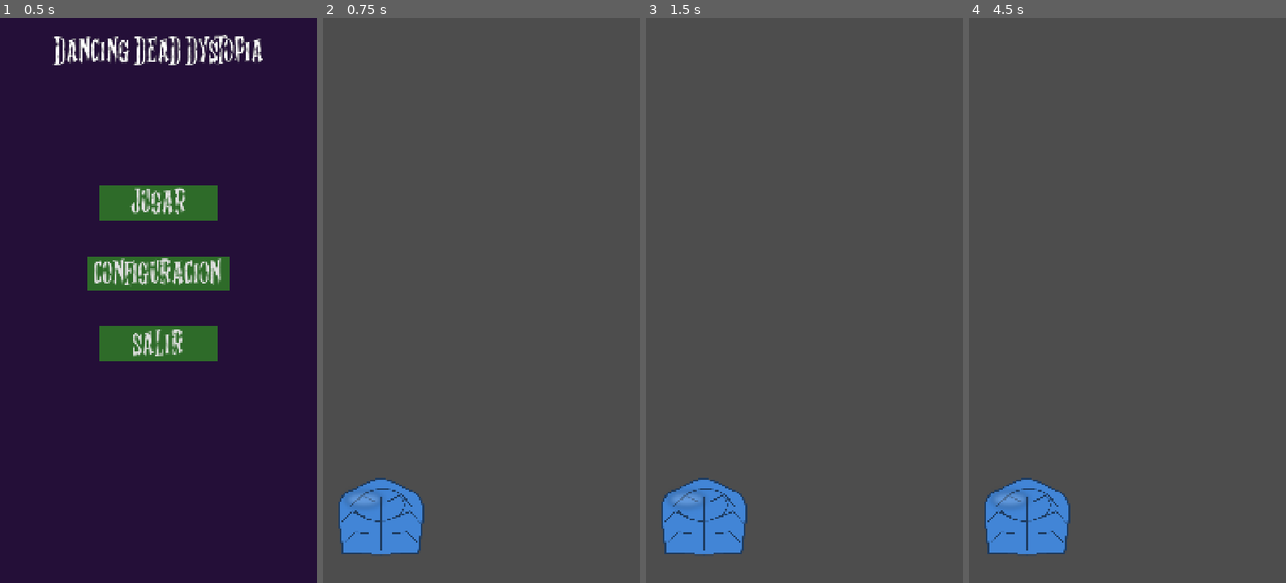
Above: before the commit, frames 1-4 (left to right).
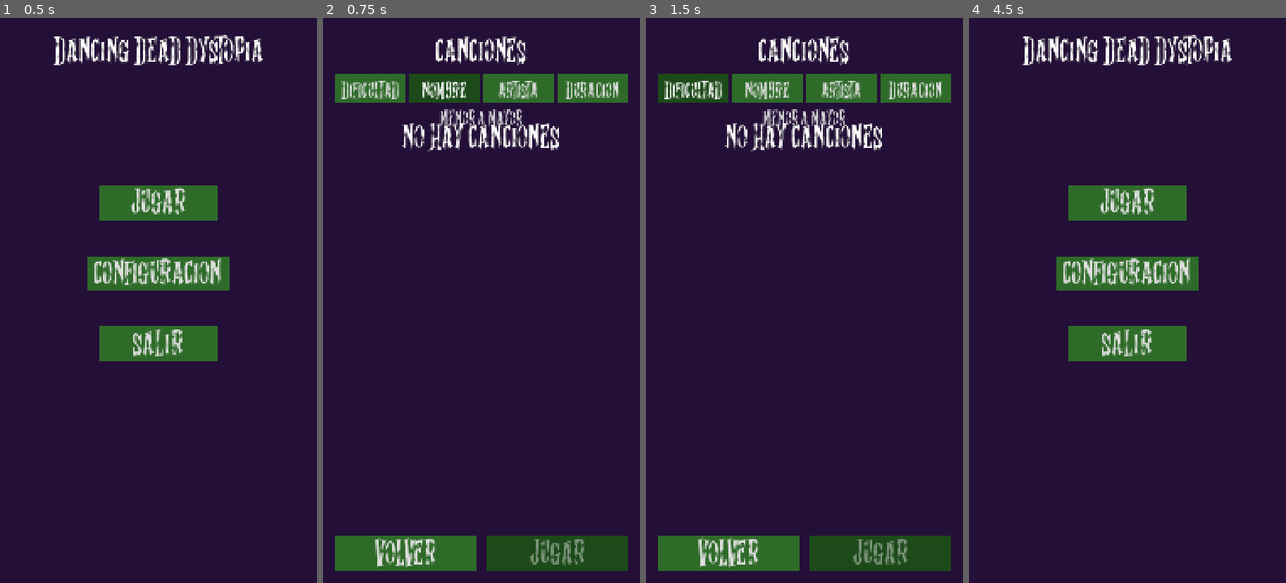
Above: after the commit, the same moments.

Repository: MarioAstorgaH/DancingDeadDystopia
Game: Godot game, scene res://screen_main_menu.tscn
The game is run twice, just before and just after one commit, with the same random seed, the same clock (stepped at 60 frames per second) and the same inputs.
Inputs (mouse positions are in pixels of both pictures, inside the frame that each line leads up to):
- Up to frame 1 (0.5 s): no input
- Up to frame 2 (0.75 s): click "JUGAR" at 0.5 s
- Up to frame 3 (1.5 s): click (693, 85) at 1.25 s, where only the run after the commit has a clickable "DIFICULTAD"
- Up to frame 4 (4.5 s): click (1089, 85) at 2 s, where only the run after the commit has a clickable "NOMBRE"; click (1165, 85) at 2.75 s, where only the run after the commit has a clickable "ARTISTA"; click (1238, 85) at 3.5 s, where only the run after the commit has a clickable "DURACION"; click (1051, 554) at 4.25 s, where only the run after the commit has a clickable "VOLVER"

Frame 1 is identical in both runs. In frame 2, 100% of the frame differs, in the area x 0-100%, y 0-100%; in frame 3, 100%; in frame 4, 100%.

Commit message:
feat: add selecto song menu

Diff:
--- a/menu_buttons.gd
+++ b/menu_buttons.gd
@@ -1,11 +1,11 @@
 extends VBoxContainer
 
-const GAMEPLAY_SCENE := "res://gameplay_scene.tscn"
+const SONG_SELECT_SCENE := "res://screen_song_select.tscn"
 const SETTINGS_SCENE := "res://screen_settings.tscn"
 
 
 func _on_play_button_pressed() -> void:
-	get_tree().change_scene_to_file(GAMEPLAY_SCENE)
+	get_tree().change_scene_to_file(SONG_SELECT_SCENE)
 
 
 func _on_config_button_pressed() -> void:
--- /dev/null
+++ b/screen_song_select.tscn
@@ -0,0 +1,200 @@
+[gd_scene format=3]
+
+[ext_resource type="FontFile" uid="uid://8cwrl5m3m2mr" path="res://Assets/Fonts/ghost_shadow/Ghost Shadow.ttf" id="1_font"]
+[ext_resource type="Script" uid="uid://dfnvkrh2asvxs" path="res://song_select.gd" id="2_select"]
+[ext_resource type="StyleBox" uid="uid://dluie0f6fckn6" path="res://Assets/configs/buttons/mainmenu_button.tres" id="3_normal"]
+[ext_resource type="StyleBox" uid="uid://bu403pbxebg4g" path="res://Assets/configs/buttons/mainmenu_button_press.tres" id="4_press"]
+[ext_resource type="StyleBox" uid="uid://bgblbw5aq1pju" path="res://Assets/configs/buttons/mainmenu_button_hover.tres" id="5_hover"]
+
+[sub_resource type="LabelSettings" id="LabelSettings_title"]
+font = ExtResource("1_font")
+font_size = 50
+outline_size = 1
+outline_color = Color(0, 0, 0, 1)
+
+[sub_resource type="LabelSettings" id="LabelSettings_small"]
+font = ExtResource("1_font")
+font_size = 30
+font_color = Color(0.85, 0.85, 0.85, 1)
+
+[node name="CanvasLayer" type="CanvasLayer"]
+
+[node name="Control" type="Control" parent="."]
+layout_mode = 3
+anchors_preset = 15
+anchor_right = 1.0
+anchor_bottom = 1.0
+grow_horizontal = 2
+grow_vertical = 2
+
+[node name="background" type="ColorRect" parent="Control"]
+layout_mode = 1
+anchors_preset = 15
+anchor_right = 1.0
+anchor_bottom = 1.0
+grow_horizontal = 2
+grow_vertical = 2
+color = Color(0.14, 0.06, 0.22, 1)
+
+[node name="select_margin" type="MarginContainer" parent="Control"]
+layout_mode = 1
+anchors_preset = 15
+anchor_right = 1.0
+anchor_bottom = 1.0
+grow_horizontal = 2
+grow_vertical = 2
+theme_override_constants/margin_left = 40
+theme_override_constants/margin_top = 40
+theme_override_constants/margin_right = 40
+theme_override_constants/margin_bottom = 40
+
+[node name="select_container" type="VBoxContainer" parent="Control/select_margin"]
+layout_mode = 2
+theme_override_constants/separation = 30
+script = ExtResource("2_select")
+
+[node name="Title" type="Label" parent="Control/select_margin/select_container"]
+custom_minimum_size = Vector2(0, 120)
+layout_mode = 2
+text = "CANCIONES"
+label_settings = SubResource("LabelSettings_title")
+horizontal_alignment = 1
+vertical_alignment = 2
+
+[node name="sort_bar" type="HBoxContainer" parent="Control/select_margin/select_container"]
+layout_mode = 2
+theme_override_constants/separation = 12
+
+[node name="sort_difficulty" type="Button" parent="Control/select_margin/select_container/sort_bar"]
+unique_name_in_owner = true
+custom_minimum_size = Vector2(0, 100)
+layout_mode = 2
+size_flags_horizontal = 3
+focus_mode = 0
+theme_override_fonts/font = ExtResource("1_font")
+theme_override_font_sizes/font_size = 32
+theme_override_styles/normal = ExtResource("3_normal")
+theme_override_styles/hover = ExtResource("5_hover")
+theme_override_styles/pressed = ExtResource("4_press")
+theme_override_styles/hover_pressed = ExtResource("4_press")
+toggle_mode = true
+text = "DIFICULTAD"
+clip_text = true
+language = "es_MX"
+
+[node name="sort_title" type="Button" parent="Control/select_margin/select_container/sort_bar"]
+unique_name_in_owner = true
+custom_minimum_size = Vector2(0, 100)
+layout_mode = 2
+size_flags_horizontal = 3
+focus_mode = 0
+theme_override_fonts/font = ExtResource("1_font")
+theme_override_font_sizes/font_size = 32
+theme_override_styles/normal = ExtResource("3_normal")
+theme_override_styles/hover = ExtResource("5_hover")
+theme_override_styles/pressed = ExtResource("4_press")
+theme_override_styles/hover_pressed = ExtResource("4_press")
+toggle_mode = true
+text = "NOMBRE"
+clip_text = true
+language = "es_MX"
+
+[node name="sort_artist" type="Button" parent="Control/select_margin/select_container/sort_bar"]
+unique_name_in_owner = true
+custom_minimum_size = Vector2(0, 100)
+layout_mode = 2
+size_flags_horizontal = 3
+focus_mode = 0
+theme_override_fonts/font = ExtResource("1_font")
+theme_override_font_sizes/font_size = 32
+theme_override_styles/normal = ExtResource("3_normal")
+theme_override_styles/hover = ExtResource("5_hover")
+theme_override_styles/pressed = ExtResource("4_press")
+theme_override_styles/hover_pressed = ExtResource("4_press")
+toggle_mode = true
+text = "ARTISTA"
+clip_text = true
+language = "es_MX"
+
+[node name="sort_duration" type="Button" parent="Control/select_margin/select_container/sort_bar"]
+unique_name_in_owner = true
+custom_minimum_size = Vector2(0, 100)
+layout_mode = 2
+size_flags_horizontal = 3
+focus_mode = 0
+theme_override_fonts/font = ExtResource("1_font")
+theme_override_font_sizes/font_size = 32
+theme_override_styles/normal = ExtResource("3_normal")
+theme_override_styles/hover = ExtResource("5_hover")
+theme_override_styles/pressed = ExtResource("4_press")
+theme_override_styles/hover_pressed = ExtResource("4_press")
+toggle_mode = true
+text = "DURACION"
+clip_text = true
+language = "es_MX"
+
+[node name="order_label" type="Label" parent="Control/select_margin/select_container"]
+unique_name_in_owner = true
+custom_minimum_size = Vector2(0, 50)
+layout_mode = 2
+text = "MENOR A MAYOR"
+label_settings = SubResource("LabelSettings_small")
+horizontal_alignment = 1
+vertical_alignment = 2
+
+[node name="empty_label" type="Label" parent="Control/select_margin/select_container"]
+unique_name_in_owner = true
+visible = false
+layout_mode = 2
+text = "NO HAY CANCIONES"
+label_settings = SubResource("LabelSettings_title")
+horizontal_alignment = 1
+
+[node name="song_scroll" type="ScrollContainer" parent="Control/select_margin/select_container"]
+layout_mode = 2
+size_flags_vertical = 3
+horizontal_scroll_mode = 0
+
+[node name="song_list" type="VBoxContainer" parent="Control/select_margin/select_container/song_scroll"]
+unique_name_in_owner = true
+layout_mode = 2
+size_flags_horizontal = 3
+theme_override_constants/separation = 16
+
+[node name="bottom_bar" type="HBoxContainer" parent="Control/select_margin/select_container"]
+layout_mode = 2
+theme_override_constants/separation = 40
+
+[node name="back_button" type="Button" parent="Control/select_margin/select_container/bottom_bar"]
+custom_minimum_size = Vector2(0, 120)
+layout_mode = 2
+size_flags_horizontal = 3
+theme_override_fonts/font = ExtResource("1_font")
+theme_override_font_sizes/font_size = 50
+theme_override_styles/normal = ExtResource("3_normal")
+theme_override_styles/pressed = ExtResource("4_press")
+theme_override_styles/hover = ExtResource("5_hover")
+text = "VOLVER"
+language = "es_MX"
+
+[node name="play_button" type="Button" parent="Control/select_margin/select_container/bottom_bar"]
+unique_name_in_owner = true
+custom_minimum_size = Vector2(0, 120)
+layout_mode = 2
+size_flags_horizontal = 3
+theme_override_fonts/font = ExtResource("1_font")
+theme_override_font_sizes/font_size = 50
+theme_override_styles/normal = ExtResource("3_normal")
+theme_override_styles/pressed = ExtResource("4_press")
+theme_override_styles/hover = ExtResource("5_hover")
+theme_override_styles/disabled = ExtResource("4_press")
+disabled = true
+text = "JUGAR"
+language = "es_MX"
+
+[connection signal="pressed" from="Control/select_margin/select_container/sort_bar/sort_difficulty" to="Control/select_margin/select_container" method="_on_sort_difficulty_pressed"]
+[connection signal="pressed" from="Control/select_margin/select_container/sort_bar/sort_title" to="Control/select_margin/select_container" method="_on_sort_title_pressed"]
+[connection signal="pressed" from="Control/select_margin/select_container/sort_bar/sort_artist" to="Control/select_margin/select_container" method="_on_sort_artist_pressed"]
+[connection signal="pressed" from="Control/select_margin/select_container/sort_bar/sort_duration" to="Control/select_margin/select_container" method="_on_sort_duration_pressed"]
+[connection signal="pressed" from="Control/select_margin/select_container/bottom_bar/back_button" to="Control/select_margin/select_container" method="_on_back_button_pressed"]
+[connection signal="pressed" from="Control/select_margin/select_container/bottom_bar/play_button" to="Control/select_margin/select_container" method="_on_play_button_pressed"]
--- /dev/null
+++ b/song_card.gd
@@ -0,0 +1,27 @@
+class_name SongCard
+extends Button
+
+## Una fila de la lista del selector de canciones.
+
+var song: SongInfo
+
+@onready var _cover: TextureRect = $content/cover
+@onready var _title: Label = $content/info/title
+@onready var _artist: Label = $content/info/artist
+@onready var _difficulty: Label = $content/stats/difficulty
+@onready var _duration: Label = $content/stats/duration
+
+
+func setup(song_info: SongInfo) -> void:
+	song = song_info
+
+
+func _ready() -> void:
+	_title.text = song.title.to_upper()
+	_artist.text = song.artist.to_upper()
+	_difficulty.text = "DIF %d" % song.difficulty
+	_duration.text = song.duration_text()
+	if song.cover_path != "" and ResourceLoader.exists(song.cover_path):
+		_cover.texture = load(song.cover_path)
+	else:
+		_cover.hide()
--- /dev/null
+++ b/song_card.tscn
@@ -0,0 +1,81 @@
+[gd_scene format=3]
+
+[ext_resource type="Script" uid="uid://dcpcstmsr5o28" path="res://song_card.gd" id="1_card"]
+[ext_resource type="FontFile" uid="uid://8cwrl5m3m2mr" path="res://Assets/Fonts/ghost_shadow/Ghost Shadow.ttf" id="2_font"]
+[ext_resource type="StyleBox" uid="uid://dluie0f6fckn6" path="res://Assets/configs/buttons/mainmenu_button.tres" id="3_normal"]
+[ext_resource type="StyleBox" uid="uid://bu403pbxebg4g" path="res://Assets/configs/buttons/mainmenu_button_press.tres" id="4_press"]
+[ext_resource type="StyleBox" uid="uid://bgblbw5aq1pju" path="res://Assets/configs/buttons/mainmenu_button_hover.tres" id="5_hover"]
+
+[sub_resource type="LabelSettings" id="LabelSettings_title"]
+font = ExtResource("2_font")
+font_size = 40
+
+[sub_resource type="LabelSettings" id="LabelSettings_detail"]
+font = ExtResource("2_font")
+font_size = 30
+font_color = Color(0.85, 0.85, 0.85, 1)
+
+[node name="song_card" type="Button"]
+custom_minimum_size = Vector2(0, 180)
+size_flags_horizontal = 3
+focus_mode = 0
+theme_override_styles/normal = ExtResource("3_normal")
+theme_override_styles/hover = ExtResource("5_hover")
+theme_override_styles/pressed = ExtResource("4_press")
+theme_override_styles/hover_pressed = ExtResource("4_press")
+toggle_mode = true
+script = ExtResource("1_card")
+
+[node name="content" type="HBoxContainer" parent="."]
+layout_mode = 1
+anchors_preset = 15
+anchor_right = 1.0
+anchor_bottom = 1.0
+offset_left = 20.0
+offset_top = 30.0
+offset_right = -20.0
+offset_bottom = -15.0
+grow_horizontal = 2
+grow_vertical = 2
+mouse_filter = 2
+theme_override_constants/separation = 20
+
+[node name="cover" type="TextureRect" parent="content"]
+custom_minimum_size = Vector2(130, 130)
+layout_mode = 2
+mouse_filter = 2
+expand_mode = 1
+stretch_mode = 6
+
+[node name="info" type="VBoxContainer" parent="content"]
+layout_mode = 2
+size_flags_horizontal = 3
+mouse_filter = 2
+theme_override_constants/separation = 22
+alignment = 1
+
+[node name="title" type="Label" parent="content/info"]
+layout_mode = 2
+label_settings = SubResource("LabelSettings_title")
+text_overrun_behavior = 3
+
+[node name="artist" type="Label" parent="content/info"]
+layout_mode = 2
+label_settings = SubResource("LabelSettings_detail")
+text_overrun_behavior = 3
+
+[node name="stats" type="VBoxContainer" parent="content"]
+layout_mode = 2
+mouse_filter = 2
+theme_override_constants/separation = 22
+alignment = 1
+
+[node name="difficulty" type="Label" parent="content/stats"]
+layout_mode = 2
+label_settings = SubResource("LabelSettings_title")
+horizontal_alignment = 2
+
+[node name="duration" type="Label" parent="content/stats"]
+layout_mode = 2
+label_settings = SubResource("LabelSettings_detail")
+horizontal_alignment = 2
--- /dev/null
+++ b/song_info.gd
@@ -0,0 +1,17 @@
+class_name SongInfo
+extends RefCounted
+
+## Datos de una canción, leídos de `Assets/Songs/<id>/song.json`.
+
+var id := ""
+var title := ""
+var artist := ""
+var difficulty := 1
+var duration := 0.0  # segundos, calculado del audio
+var audio_path := ""
+var cover_path := ""  # vacío si la canción no tiene portada
+
+
+func duration_text() -> String:
+	var seconds := int(round(duration))
+	return "%d:%02d" % [seconds / 60, seconds % 60]
--- /dev/null
+++ b/song_library.gd
@@ -0,0 +1,68 @@
+class_name SongLibrary
+extends RefCounted
+
+## Busca las canciones en `Assets/Songs/` y las ordena.
+## Cada canción es una carpeta con `song.json` y su audio (.ogg o .mp3).
+
+enum SortKey { DIFFICULTY, TITLE, ARTIST, DURATION }
+
+const SONGS_DIR := "res://Assets/Songs/"
+
+## Canción elegida en el selector; la lee `gameplay_scene`.
+static var selected_song: SongInfo
+
+
+static func load_all() -> Array[SongInfo]:
+	var songs: Array[SongInfo] = []
+	if not DirAccess.dir_exists_absolute(SONGS_DIR):
+		return songs
+	for entry in ResourceLoader.list_directory(SONGS_DIR):
+		if entry.ends_with("/"):
+			var song := _load_song(entry.trim_suffix("/"))
+			if song:
+				songs.append(song)
+	return songs
+
+
+static func sort(songs: Array[SongInfo], key: SortKey, ascending: bool) -> void:
+	songs.sort_custom(func(a: SongInfo, b: SongInfo) -> bool:
+		var order := _compare(a, b, key)
+		if order == 0:
+			order = a.title.naturalnocasecmp_to(b.title)
+		return order < 0 if ascending else order > 0)
+
+
+static func _compare(a: SongInfo, b: SongInfo, key: SortKey) -> int:
+	match key:
+		SortKey.DIFFICULTY:
+			return signi(a.difficulty - b.difficulty)
+		SortKey.ARTIST:
+			return a.artist.naturalnocasecmp_to(b.artist)
+		SortKey.DURATION:
+			return int(signf(a.duration - b.duration))
+		_:
+			return a.title.naturalnocasecmp_to(b.title)
+
+
+static func _load_song(id: String) -> SongInfo:
+	var folder := SONGS_DIR + id + "/"
+	var data = JSON.parse_string(FileAccess.get_file_as_string(folder + "song.json"))
+	if not data is Dictionary:
+		push_warning("Canción '%s': song.json no existe o no es válido" % id)
+		return null
+
+	var song := SongInfo.new()
+	song.id = id
+	song.title = str(data.get("title", id))
+	song.artist = str(data.get("artist", ""))
+	song.difficulty = int(data.get("difficulty", 1))
+	song.audio_path = folder + str(data.get("audio", "song.ogg"))
+	if data.has("cover"):
+		song.cover_path = folder + str(data["cover"])
+
+	var stream := load(song.audio_path) as AudioStream if ResourceLoader.exists(song.audio_path) else null
+	if stream == null:
+		push_warning("Canción '%s': no se pudo cargar el audio %s" % [id, song.audio_path])
+		return null
+	song.duration = stream.get_length()
+	return song
--- /dev/null
+++ b/song_select.gd
@@ -0,0 +1,94 @@
+extends VBoxContainer
+
+const MAIN_MENU_SCENE := "res://screen_main_menu.tscn"
+const GAMEPLAY_SCENE := "res://gameplay_scene.tscn"
+const SONG_CARD_SCENE := preload("res://song_card.tscn")
+
+var _songs: Array[SongInfo] = []
+var _sort_key := SongLibrary.SortKey.TITLE
+var _ascending := true
+var _card_group := ButtonGroup.new()
+
+@onready var _song_list: VBoxContainer = %song_list
+@onready var _empty_label: Label = %empty_label
+@onready var _order_label: Label = %order_label
+@onready var _play_button: Button = %play_button
+@onready var _sort_buttons := {
+	SongLibrary.SortKey.DIFFICULTY: %sort_difficulty,
+	SongLibrary.SortKey.TITLE: %sort_title,
+	SongLibrary.SortKey.ARTIST: %sort_artist,
+	SongLibrary.SortKey.DURATION: %sort_duration,
+}
+
+
+func _ready() -> void:
+	_songs = SongLibrary.load_all()
+	_empty_label.visible = _songs.is_empty()
+	_play_button.disabled = true
+	_refresh()
+
+
+func _notification(what: int) -> void:
+	# Botón/gesto "atrás" de Android.
+	if what == NOTIFICATION_WM_GO_BACK_REQUEST:
+		_on_back_button_pressed()
+
+
+func _refresh() -> void:
+	SongLibrary.sort(_songs, _sort_key, _ascending)
+	for key in _sort_buttons:
+		_sort_buttons[key].button_pressed = key == _sort_key
+	_order_label.text = "MENOR A MAYOR" if _ascending else "MAYOR A MENOR"
+
+	var selected := _selected_song()
+	for card in _song_list.get_children():
+		_song_list.remove_child(card)
+		card.queue_free()
+	for song in _songs:
+		var card: SongCard = SONG_CARD_SCENE.instantiate()
+		card.setup(song)
+		card.button_group = _card_group
+		card.button_pressed = song == selected
+		card.pressed.connect(_on_song_card_pressed)
+		_song_list.add_child(card)
+
+
+func _selected_song() -> SongInfo:
+	var card := _card_group.get_pressed_button() as SongCard
+	return card.song if card else null
+
+
+func _sort_by(key: SongLibrary.SortKey) -> void:
+	# Tocar el mismo botón otra vez invierte el orden.
+	_ascending = not _ascending if key == _sort_key else true
+	_sort_key = key
+	_refresh()
+
+
+func _on_sort_difficulty_pressed() -> void:
+	_sort_by(SongLibrary.SortKey.DIFFICULTY)
+
+
+func _on_sort_title_pressed() -> void:
+	_sort_by(SongLibrary.SortKey.TITLE)
+
+
+func _on_sort_artist_pressed() -> void:
+	_sort_by(SongLibrary.SortKey.ARTIST)
+
+
+func _on_sort_duration_pressed() -> void:
+	_sort_by(SongLibrary.SortKey.DURATION)
+
+
+func _on_song_card_pressed() -> void:
+	_play_button.disabled = _selected_song() == null
+
+
+func _on_play_button_pressed() -> void:
+	SongLibrary.selected_song = _selected_song()
+	get_tree().change_scene_to_file(GAMEPLAY_SCENE)
+
+
+func _on_back_button_pressed() -> void:
+	get_tree().change_scene_to_file(MAIN_MENU_SCENE)
Not shown, added: song_card.gd.uid
Not shown, added: song_info.gd.uid
Not shown, added: song_library.gd.uid
Not shown, added: song_select.gd.uid
Not shown, changed: CLAUDE.md
